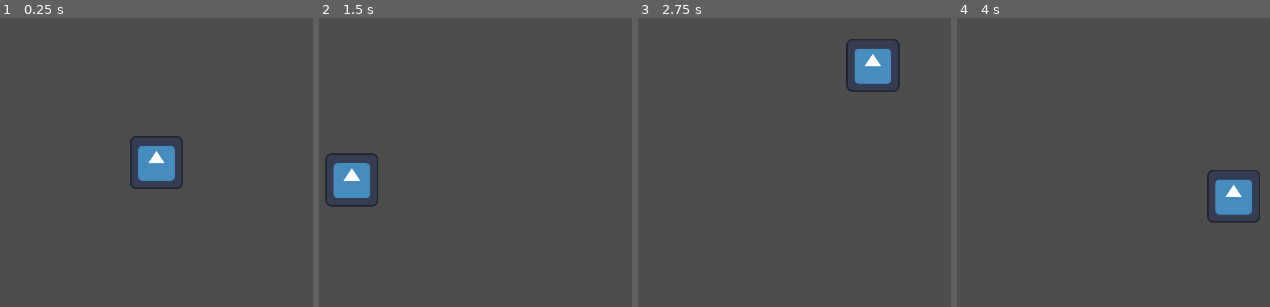
Above: before the commit, frames 1-4 (left to right).
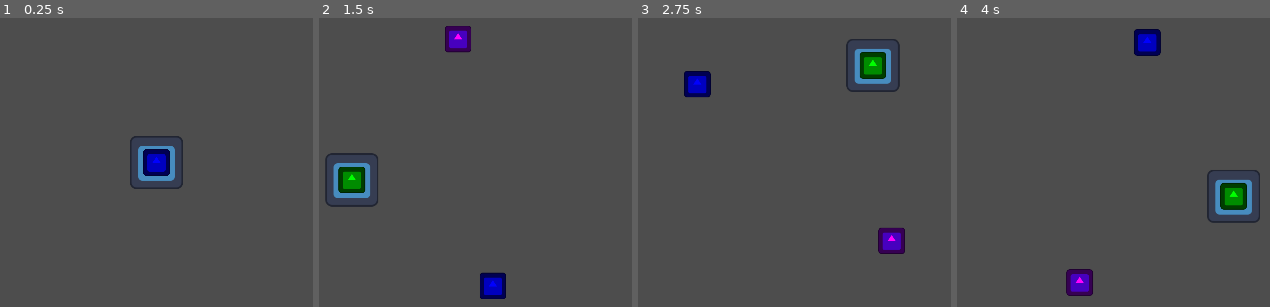
Above: after the commit, the same moments.

Repository: bushnghiem/loop
Game: Godot game, scene res://main_scene.tscn
Two runs of this game, one before a commit and one after it. Both use one fixed random seed, a clock stepped at 60 frames per second and the inputs below. The project has no main scene, so this scene is started directly. The engine's default icon, where the game draws it, is replaced by a stand-in: a white triangle on a blue panel in a dark square.
Inputs (mouse positions are in pixels of both pictures, inside the frame that each line leads up to):
- Up to frame 1 (0.25 s): no input
- Up to frame 2 (1.5 s): tap Enter at 0.5 s; move the mouse to (outside the picture) at 0.52 s; hold Right mouse button (secondary, bound only after the commit) 0.53-1.28 s; tap Space at 1.25 s; move the mouse to (outside the picture) at 1.27 s; right-click (outside the picture) at 1.35 s
- Up to frame 3 (2.75 s): tap Enter at 2 s; move the mouse to (875, 64) at 2.02 s; hold Right mouse button (secondary, bound only after the commit) from 2.03 s (still down)
- Up to frame 4 (4 s): tap Space at 2.75 s; move the mouse to (1072, 252) at 2.77 s; release Right mouse button (secondary, bound only after the commit) at 2.78 s; right-click (1072, 252) at 2.85 s; tap Enter at 3.5 s; move the mouse to (outside the picture) at 3.52 s; hold Right mouse button (secondary, bound only after the commit) from 3.53 s (still down)

The runs differ from the first frame. In frame 1, 0.8% of the frame differs, in the area x 45-55%, y 45-55%; in frame 2, 2.3%; in frame 3, 2.3%; in frame 4, 2.4%, in the area x 34-93%, y 3-97%.

Commit message:
Added loop detection

Diff:
--- /dev/null
+++ b/loop/beacon.gd
@@ -0,0 +1,13 @@
+extends Node2D
+signal player_enter
+signal player_leave
+
+
+func _on_area_2d_area_entered(area: Area2D) -> void:
+	if area.is_in_group("Player"):
+		player_enter.emit()
+
+
+func _on_area_2d_area_exited(area: Area2D) -> void:
+	if area.is_in_group("Player"):
+		player_leave.emit()
--- /dev/null
+++ b/loop/beacon.tscn
@@ -0,0 +1,23 @@
+[gd_scene load_steps=4 format=3 uid="uid://ck6pklxxsccjd"]
+
+[ext_resource type="Script" uid="uid://bfltqqi1yfvn7" path="res://beacon.gd" id="1_1kq3a"]
+[ext_resource type="Texture2D" uid="uid://bfaev55rg1bvn" path="res://icon.svg" id="1_vstb5"]
+
+[sub_resource type="CircleShape2D" id="CircleShape2D_1kq3a"]
+radius = 34.0588
+
+[node name="Beacon" type="Node2D"]
+script = ExtResource("1_1kq3a")
+
+[node name="Sprite2D" type="Sprite2D" parent="."]
+modulate = Color(0, 1, 0, 1)
+scale = Vector2(0.5, 0.5)
+texture = ExtResource("1_vstb5")
+
+[node name="BeaconArea" type="Area2D" parent="."]
+
+[node name="CollisionShape2D" type="CollisionShape2D" parent="BeaconArea"]
+shape = SubResource("CircleShape2D_1kq3a")
+
+[connection signal="area_entered" from="BeaconArea" to="." method="_on_area_2d_area_entered"]
+[connection signal="area_exited" from="BeaconArea" to="." method="_on_area_2d_area_exited"]
--- /dev/null
+++ b/loop/detector.gd
@@ -0,0 +1,6 @@
+extends Node2D
+signal touched
+
+func _on_area_2d_area_entered(area: Area2D) -> void:
+	if area.is_in_group("Player"):
+		touched.emit()
--- /dev/null
+++ b/loop/detector.tscn
@@ -0,0 +1,21 @@
+[gd_scene load_steps=4 format=3 uid="uid://yb7otyw23ud7"]
+
+[ext_resource type="Script" uid="uid://3vkb85pe5y48" path="res://detector.gd" id="1_btphw"]
+[ext_resource type="Texture2D" uid="uid://bfaev55rg1bvn" path="res://icon.svg" id="1_kiji7"]
+
+[sub_resource type="CircleShape2D" id="CircleShape2D_8tf4g"]
+radius = 36.0555
+
+[node name="Detector" type="Node2D"]
+script = ExtResource("1_btphw")
+
+[node name="Sprite2D" type="Sprite2D" parent="."]
+scale = Vector2(0.5, 0.5)
+texture = ExtResource("1_kiji7")
+
+[node name="DetectorArea" type="Area2D" parent="."]
+
+[node name="CollisionShape2D" type="CollisionShape2D" parent="DetectorArea"]
+shape = SubResource("CircleShape2D_8tf4g")
+
+[connection signal="area_entered" from="DetectorArea" to="." method="_on_area_2d_area_entered"]
--- /dev/null
+++ b/loop/main_scene.gd
@@ -0,0 +1,61 @@
+extends Node2D
+
+var started = false
+var cw = false
+var ccw = false
+var three_fourths = false
+
+func _on_pointer_loopstart(pos: Variant) -> void:
+	$Beacon.global_position = pos
+	$CWDetector.global_position = pos.rotated(PI/2)
+	$CCWDetector.global_position = pos.rotated(-PI/2)
+
+
+func _on_cw_detector_touched() -> void:
+	if (!cw and !ccw):
+		cw = true
+		print("going clockwise")
+	elif (ccw):
+		three_fourths = true
+		print("3/4ths counter clockwise")
+	elif (cw):
+		print("went backwards")
+		cw = false
+		ccw = false
+		three_fourths = false
+		started = false
+
+
+func _on_ccw_detector_touched() -> void:
+	if (!cw and !ccw):
+		ccw = true
+		print("going counter clockwise")
+	elif (cw):
+		three_fourths = true
+		print("3/4ths clockwise")
+	elif (ccw):
+		print("went backwards")
+		cw = false
+		ccw = false
+		three_fourths = false
+		started = false
+
+
+func _on_beacon_player_enter() -> void:
+	if (started and (cw or ccw) and three_fourths):
+		print("loop")
+		cw = false
+		ccw = false
+		three_fourths = false
+		started = false
+	elif (started and (cw or ccw) and !three_fourths):
+		print("started then went backwards")
+		cw = false
+		ccw = false
+		three_fourths = false
+		started = false
+
+
+func _on_beacon_player_leave() -> void:
+	if !started:
+		started = true
--- a/loop/main_scene.tscn
+++ b/loop/main_scene.tscn
@@ -1,7 +1,28 @@
-[gd_scene load_steps=2 format=3 uid="uid://dj0urxok8lh5r"]
+[gd_scene load_steps=5 format=3 uid="uid://dj0urxok8lh5r"]
 
 [ext_resource type="PackedScene" uid="uid://b5xppvpvg5ww" path="res://pointer.tscn" id="1_0f027"]
+[ext_resource type="Script" uid="uid://bj5uakwxosvv0" path="res://main_scene.gd" id="1_gyfs4"]
+[ext_resource type="PackedScene" uid="uid://ck6pklxxsccjd" path="res://beacon.tscn" id="3_d5x1h"]
+[ext_resource type="PackedScene" uid="uid://yb7otyw23ud7" path="res://detector.tscn" id="4_d5x1h"]
 
 [node name="MainScene" type="Node2D"]
+script = ExtResource("1_gyfs4")
 
 [node name="Pointer" parent="." instance=ExtResource("1_0f027")]
+position = Vector2(2259, -252)
+
+[node name="Camera2D" type="Camera2D" parent="."]
+
+[node name="Beacon" parent="." instance=ExtResource("3_d5x1h")]
+
+[node name="CWDetector" parent="." instance=ExtResource("4_d5x1h")]
+modulate = Color(1, 0, 1, 1)
+
+[node name="CCWDetector" parent="." instance=ExtResource("4_d5x1h")]
+modulate = Color(0, 0, 1, 1)
+
+[connection signal="loopstart" from="Pointer" to="." method="_on_pointer_loopstart"]
+[connection signal="player_enter" from="Beacon" to="." method="_on_beacon_player_enter"]
+[connection signal="player_leave" from="Beacon" to="." method="_on_beacon_player_leave"]
+[connection signal="touched" from="CWDetector" to="." method="_on_cw_detector_touched"]
+[connection signal="touched" from="CCWDetector" to="." method="_on_ccw_detector_touched"]
--- a/loop/pointer.gd
+++ b/loop/pointer.gd
@@ -1,14 +1,19 @@
 extends Node2D
-@export var center : Vector2 = Vector2(1920/2,1080/2)
+@export var center : Vector2 = Vector2.ZERO
 @export var outRadius : float = 300
 @export var inRadius : float = 275
+@export var beacon : Node
 var prevPos : Vector2 = Vector2()
 var loopStart : float = 0.0
 var currAng : float = 0.0
 var stopped : bool = false
 var looped : bool =  false
+signal loopstart(pos)
 
 func _process(delta: float) -> void:
+	if Input.is_action_pressed("secondary"):
+		start_looping()
+
 	var newPos = get_global_mouse_position()
 
 	var offset = newPos - center
@@ -18,6 +23,22 @@
 	elif (offset.length() < inRadius):
 		newPos = center + offset.normalized() * inRadius
 
+	var newAng = (newPos - center).angle()
+	if newAng < 0:
+		newAng = PI + (PI + newAng)
+	currAng = newAng
+	var normalized_a = Vector2.ZERO
+	if beacon != null:
+		normalized_a = beacon.global_position.normalized()
+
+	var normalized_b = global_position.normalized()
+	# Get the angle in radians
+	# Calculate the dot product
+	var dot_product = normalized_a.dot(normalized_b)
+	var angle_radians = acos(dot_product)
+	#print(angle_radians)
+	if (angle_radians >= 3 && angle_radians < PI + 0.14159 ):
+		print("halfloop")
 
 	if (global_position != prevPos):
 		if (!$StopTimer.is_stopped()):
@@ -34,8 +55,9 @@
 	global_position = newPos
 
 
-func _on_stop_timer_timeout() -> void:
+func start_looping():
 	stopped = true
 	loopStart = currAng
 	looped = false
-	print("stopped: loopStart is " + str(loopStart))
+	#print("stopped: loopStart is " + str(loopStart))
+	loopstart.emit(Vector2.from_angle(loopStart) * outRadius)
--- a/loop/pointer.tscn
+++ b/loop/pointer.tscn
@@ -1,7 +1,10 @@
-[gd_scene load_steps=3 format=3 uid="uid://b5xppvpvg5ww"]
+[gd_scene load_steps=4 format=3 uid="uid://b5xppvpvg5ww"]
 
 [ext_resource type="Texture2D" uid="uid://bfaev55rg1bvn" path="res://icon.svg" id="1_lu6pp"]
 [ext_resource type="Script" uid="uid://b8f64wwcqdogn" path="res://pointer.gd" id="1_p82c6"]
+
+[sub_resource type="CircleShape2D" id="CircleShape2D_p82c6"]
+radius = 61.0328
 
 [node name="Pointer" type="Node2D"]
 script = ExtResource("1_p82c6")
@@ -15,4 +18,7 @@
 [node name="LoopTimer" type="Timer" parent="."]
 one_shot = true
 
-[connection signal="timeout" from="StopTimer" to="." method="_on_stop_timer_timeout"]
+[node name="Player" type="Area2D" parent="." groups=["Player"]]
+
+[node name="CollisionShape2D" type="CollisionShape2D" parent="Player"]
+shape = SubResource("CircleShape2D_p82c6")
--- a/loop/project.godot
+++ b/loop/project.godot
@@ -18,3 +18,20 @@
 
 window/size/viewport_width=1920
 window/size/viewport_height=1080
+
+[global_group]
+
+Player=""
+
+[input]
+
+secondary={
+"deadzone": 0.2,
+"events": [Object(InputEventMouseButton,"resource_local_to_scene":false,"resource_name":"","device":-1,"window_id":0,"alt_pressed":false,"shift_pressed":false,"ctrl_pressed":false,"meta_pressed":false,"button_mask":0,"position":Vector2(0, 0),"global_position":Vector2(0, 0),"factor":1.0,"button_index":2,"canceled":false,"pressed":false,"double_click":false,"script":null)
+]
+}
+primary={
+"deadzone": 0.2,
+"events": [Object(InputEventMouseButton,"resource_local_to_scene":false,"resource_name":"","device":-1,"window_id":0,"alt_pressed":false,"shift_pressed":false,"ctrl_pressed":false,"meta_pressed":false,"button_mask":0,"position":Vector2(0, 0),"global_position":Vector2(0, 0),"factor":1.0,"button_index":1,"canceled":false,"pressed":false,"double_click":false,"script":null)
+]
+}
Not shown, added: loop/beacon.gd.uid
Not shown, added: loop/detector.gd.uid
Not shown, added: loop/main_scene.gd.uid
